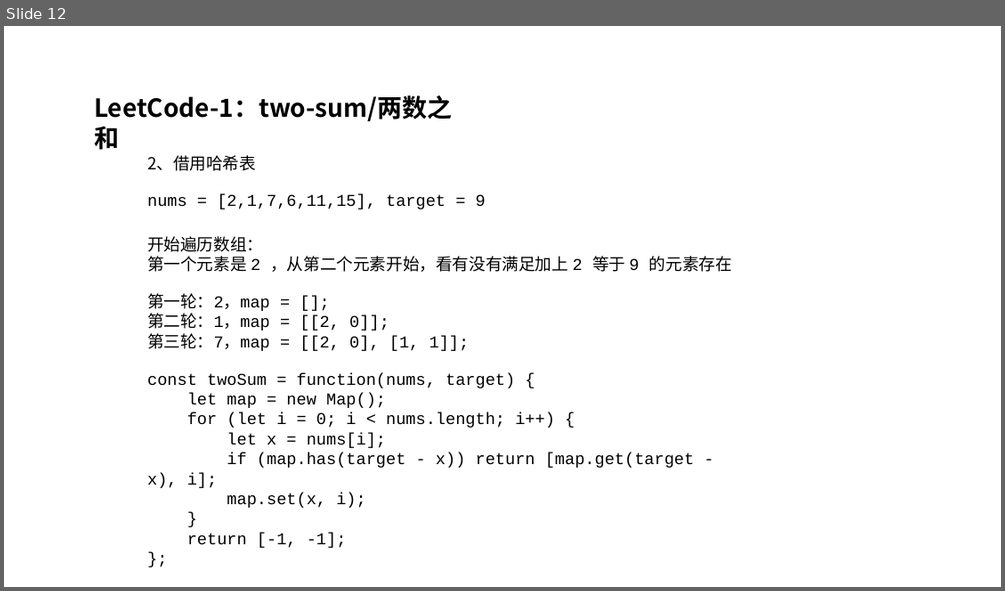
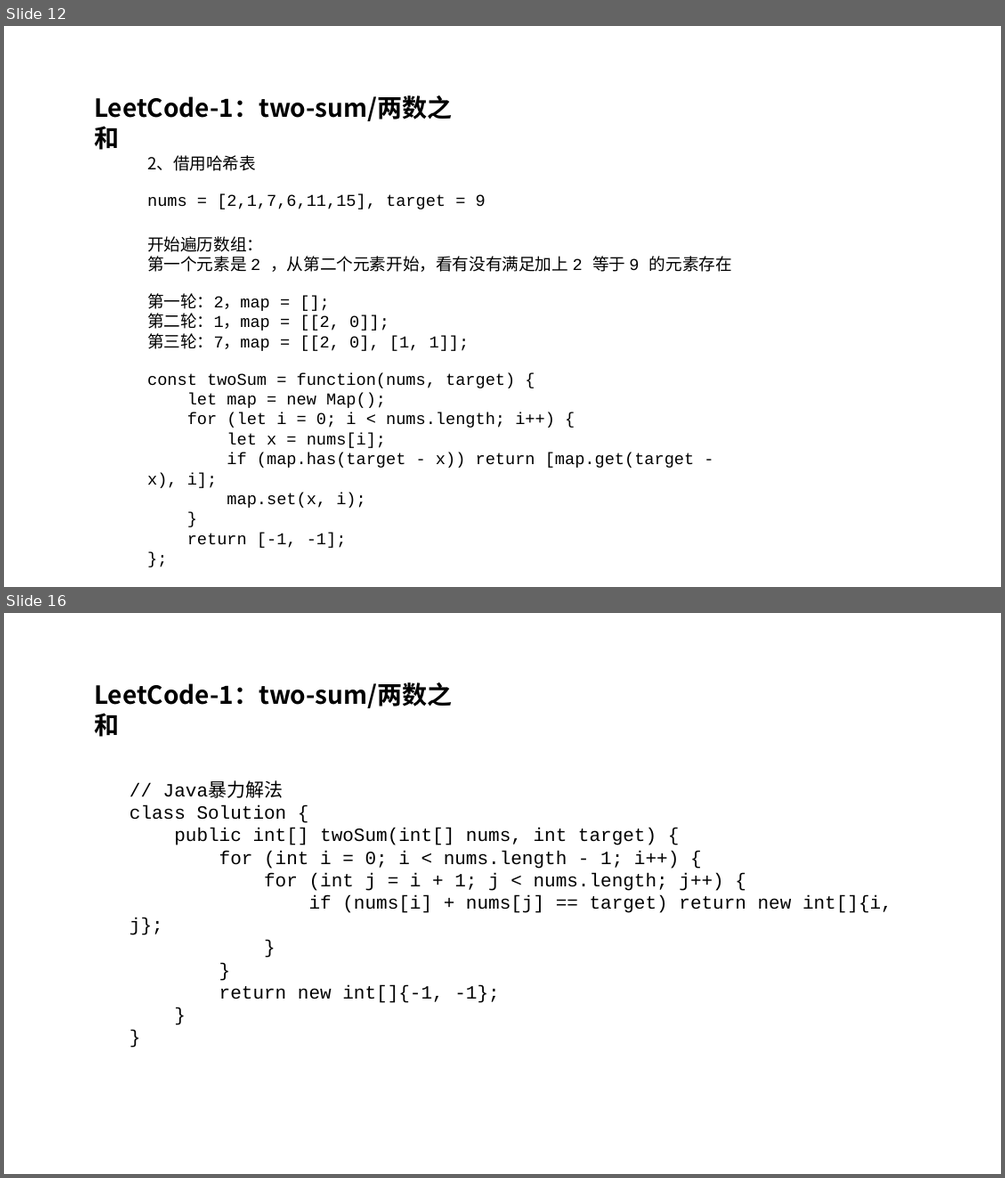
Before and after one commit to hemingqiao/algorithms, a slide deck: miao/LC1-two-sum(时间复杂度简介).pptx. Shown one above the other, each under a label of ours: slide 12 before the commit, slides 12 and 16 after it; the slides between them are not shown. The pictures are 1005x591 and 1005x1178 pixels, drawn with LibreOffice and Linux fonts; fonts in the diff are those of the drawing. Boxes give left, top, right and bottom in pixels: in the first picture for what was removed or moved away, otherwise in the second. Text is boxed around its words. In the diff, an @@ line names an element or a change of style, - is before the commit and + after.

```diff
--- a/miao/LC1-two-sum(时间复杂度简介).pptx
+++ b/miao/LC1-two-sum(时间复杂度简介).pptx
@@ slide 16 added at (4,613,1001,1174), background #FFFFFF @@
@@ text added at (94,682,452,737), 24 pt, text #000000, bold @@
+LeetCode-1：two-sum/两数之和
@@ text added at (129,783,892,1003), 18 pt, text #000000 @@
+// Java暴力解法
+class Solution {
+public int[] twoSum(int[] nums, int target) {
+for (int i = 0; i < nums.length - 1; i++) {
+for (int j = i + 1; j < nums.length; j++) {
+if (nums[i] + nums[j] == target) return new int[]{i, j};
+}
+}
+return new int[]{-1, -1};
+}
+}
```
Also in this commit, not shown: 1 slide changed, 3 other slides added, 1 slide removed.
